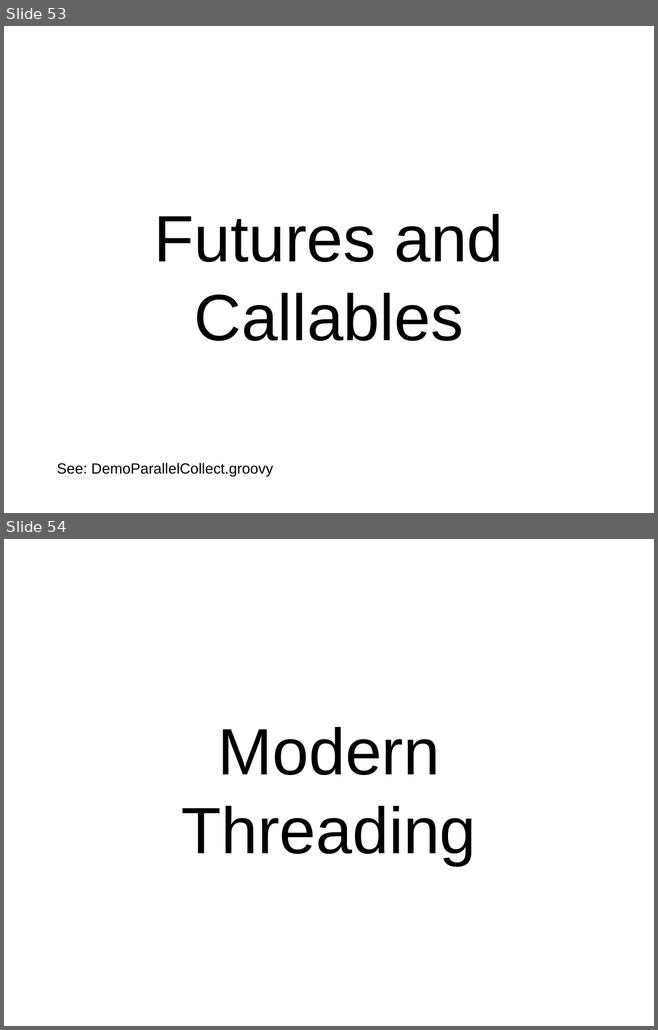
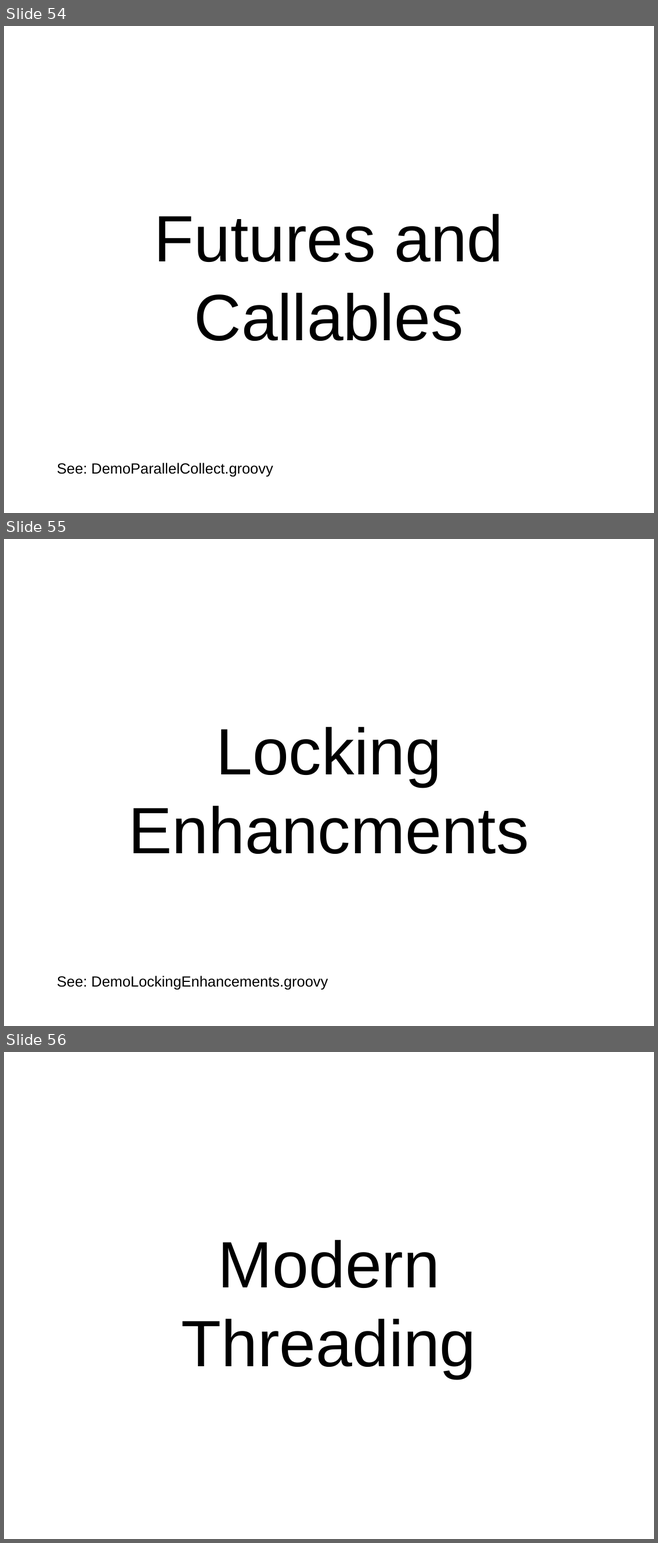
Before and after one commit to dwclark/GroovyThreading, a slide deck: presentation/groovy.odp. Shown one above the other, each under a label of ours: slides 53 and 54 before the commit, slides 54, 55 and 56 after it. The pictures are 658x1030 and 658x1543 pixels, drawn with LibreOffice and Linux fonts; fonts in the diff are those of the drawing. Boxes give left, top, right and bottom in pixels: in the first picture for what was removed or moved away, otherwise in the second. Text is boxed around its words. In the diff, an @@ line names an element or a change of style, - is before the commit and + after.

```diff
--- a/presentation/groovy.odp
+++ b/presentation/groovy.odp
@@ slide 55 added at (x1=4, y1=539, x2=654, y2=1026), background #FFFFFF @@
@@ text added at (x1=129, y1=727, x2=529, y2=854), 80 pt, text #000000 @@
+Locking
+Enhancments
@@ text added at (x1=57, y1=976, x2=328, y2=990), 18 pt, text #000000 @@
+See: DemoLockingEnhancements.groovy
@@ what was slide 53 is now slide 54 @@
@@ what was slide 54 is now slide 56 @@
```
Also in this commit, not shown: 2 slides changed, 3 other slides added, 1 slide removed, 7 other files.
